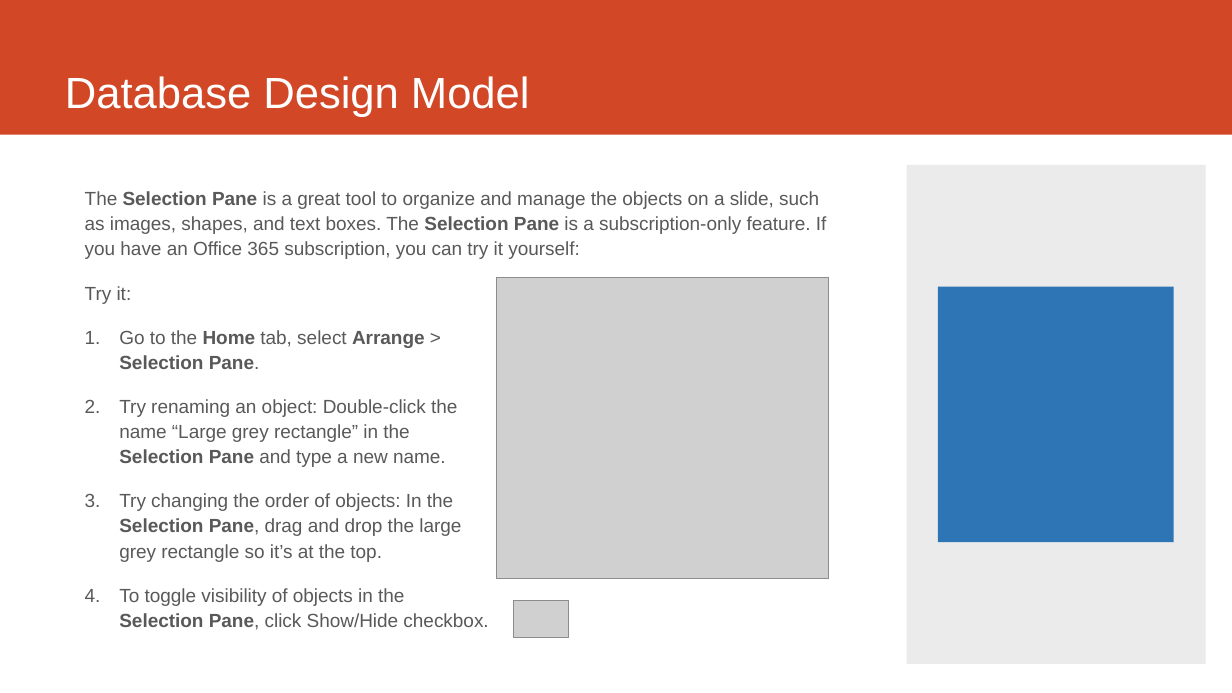
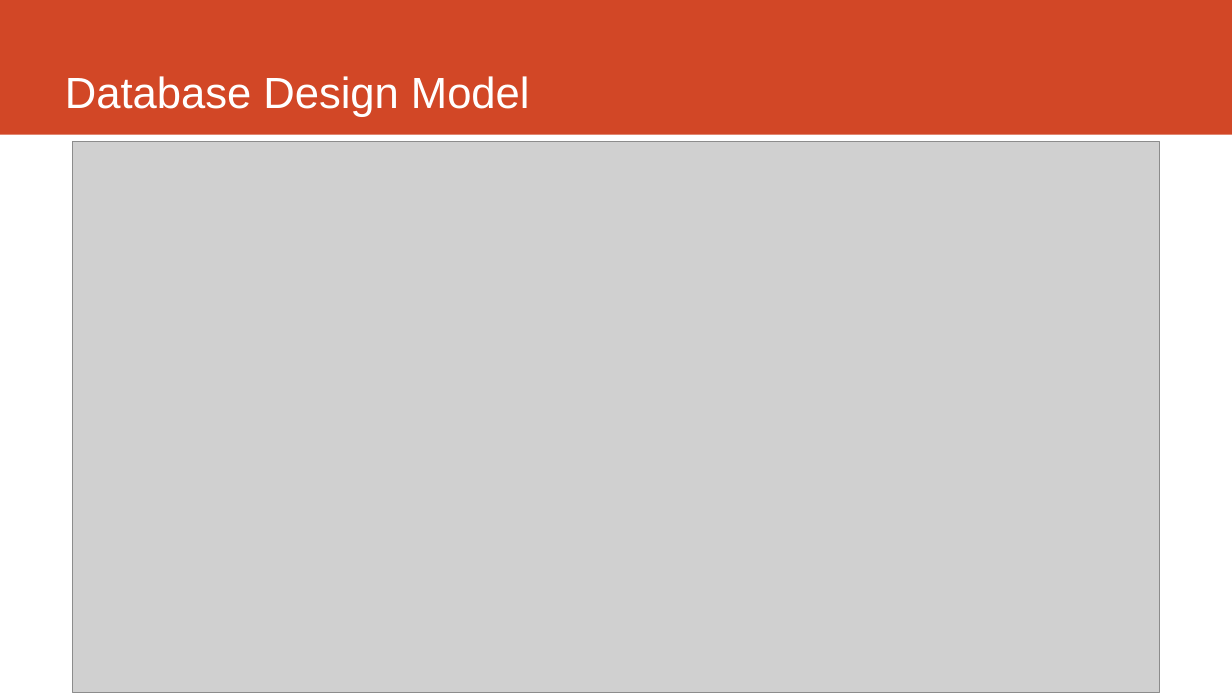
Before and after one commit to ThanhDungNguyen/cs489-apsd-202404-project, a slide deck: slide 6 of Presentation.pptx. Drawn at 1232x693 pixels with LibreOffice and Linux fonts; fonts in the diff are those of the drawing; grey boxes stand for pictures. Boxes give left, top, right and bottom in pixels: in the first picture for what was removed or moved away, otherwise in the second. Text is boxed around its words. In the diff, an @@ line names an element or a change of style, - is before the commit and + after.

Commit message:
Add database design model

```diff
--- a/Presentation.pptx
+++ b/Presentation.pptx
@@ picture added at (x1=73, y1=141, x2=1160, y2=693) @@
@@ rectangle removed at (x1=907, y1=165, x2=1206, y2=664) @@
@@ text removed at (x1=85, y1=191, x2=827, y2=630) @@
-The Selection Pane is a great tool to organize and manage the objects on a slide, such as images, shapes, and text boxes. The Selection Pane is a subscription-only feature. If you have an Office 365 subscription, you can try it yourself:
-Try it:
-1. Go to the Home tab, select Arrange >
-   Selection Pane.
-2. Try renaming an object: Double-click the
-   name “Large grey rectangle” in the
-   Selection Pane and type a new name.
-3. Try changing the order of objects: In the
-   Selection Pane, drag and drop the large
-   grey rectangle so it’s at the top.
-4. To toggle visibility of objects in the
-   Selection Pane, click Show/Hide checkbox.
@@ picture removed at (x1=496, y1=277, x2=828, y2=579) @@
@@ rectangle removed at (x1=938, y1=287, x2=1174, y2=543) @@
@@ picture removed at (x1=514, y1=601, x2=568, y2=637) @@
```
Also in this commit, not shown: 1 slide added, 1 slide removed, 2 other files.
